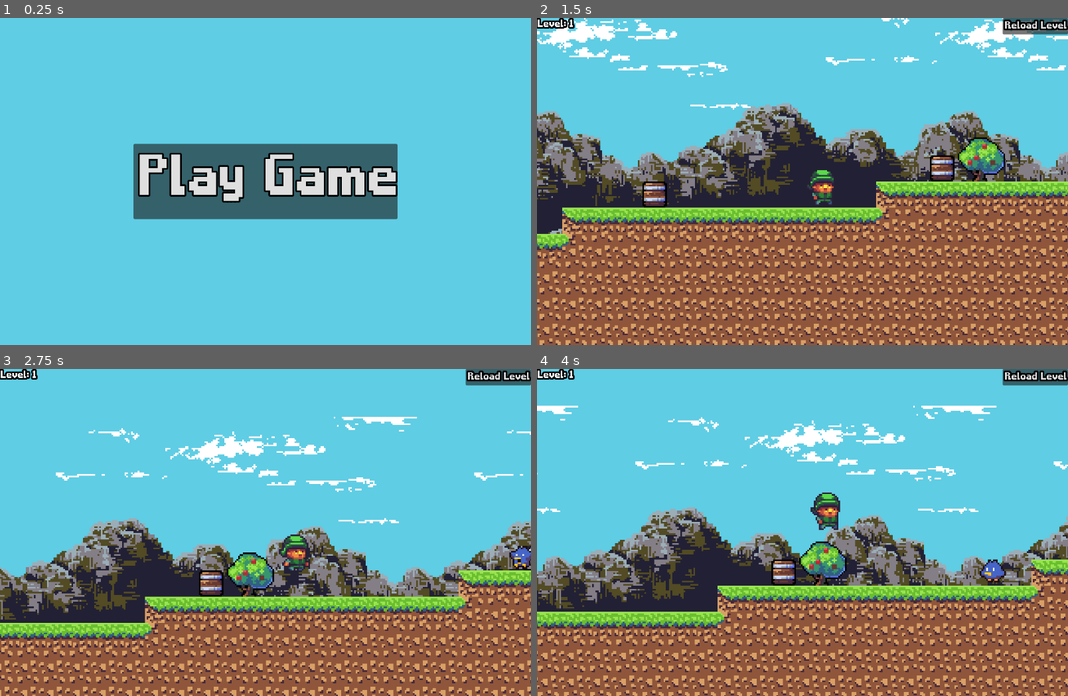
Above: before the commit, frames 1-4 (two rows, left to right).
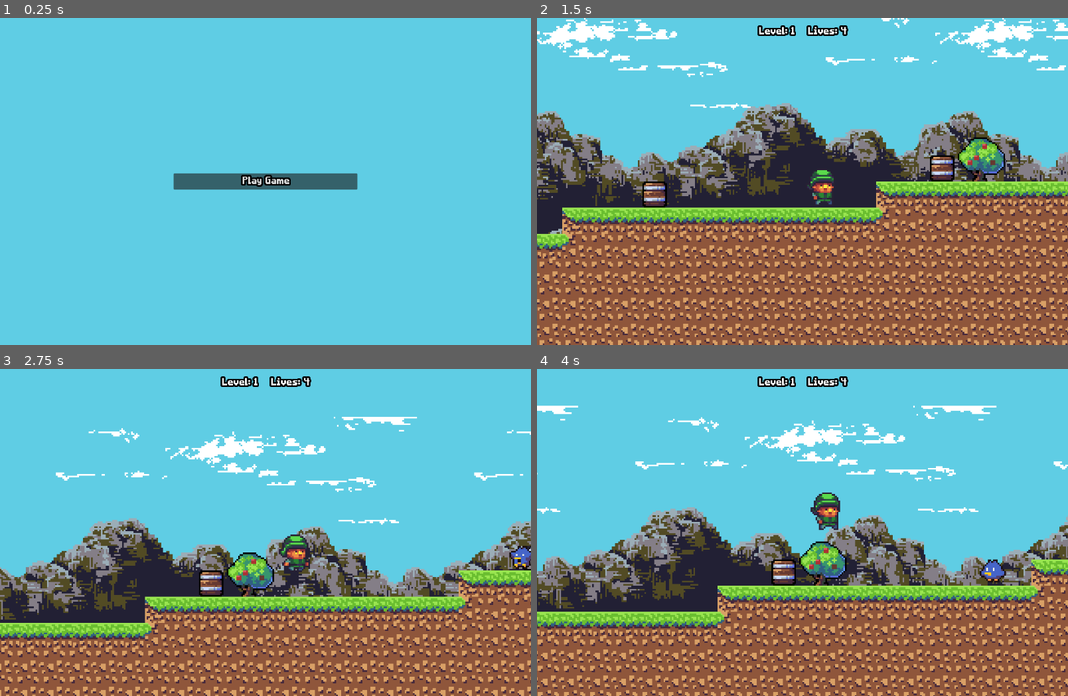
Above: after the commit, the same moments.

Repository: odenwilusenz/lp21-godot
Game: Godot game, scene res://menue.tscn
The game is run twice, just before and just after one commit, with the same random seed, the same clock (stepped at 60 frames per second) and the same inputs.
Inputs:
- Up to frame 1 (0.25 s): no input
- Up to frame 2 (1.5 s): click "Play Game" at 0.5 s; hold Right (right) from 1.28 s (still down); hold Down (interact) from 1.28 s (still down)
- Up to frame 3 (2.75 s): keep holding Right (right); tap Space (jump) at 1.52, 2.27 s; release Down (interact) at 2.03 s; tap Down (interact) at 2.1 s
- Up to frame 4 (4 s): release Right (right) at 2.78 s; hold Left (left) 2.78-3.53 s; hold Down (interact) 2.78-3.53 s; hold Right (right) from 3.53 s (still down); tap Down (interact) at 3.6 s; tap Space (jump) at 3.77 s

The runs differ from the first frame. In frame 1, 11% of the frame differs, in the area x 25-75%, y 38-62%; in frame 2, 1.2%; in frame 3, 1.2%; in frame 4, 1.2%.

Commit message:
added lives counter

Diff:
--- a/example/example-game/menue.tscn
+++ b/example/example-game/menue.tscn
@@ -35,7 +35,6 @@
 
 [node name="Button" type="Button" parent="VBoxContainer"]
 layout_mode = 2
-theme_override_font_sizes/font_size = 176
 text = "Play Game"
 script = SubResource("GDScript_73u5e")
 
--- a/example/example-game/overlay.tscn
+++ b/example/example-game/overlay.tscn
@@ -18,6 +18,13 @@
 	self.text = \"Level: \" + str(Global.level)
 "
 
+[sub_resource type="GDScript" id="GDScript_nv86q"]
+script/source = "extends Label
+
+func _process(delta: float) -> void:
+	self.text = \"Lives: \" + str(Global.lives)
+"
+
 [node name="Overlay" type="CanvasLayer"]
 
 [node name="Control" type="Control" parent="."]
@@ -30,6 +37,7 @@
 theme = ExtResource("1_nv86q")
 
 [node name="Button" type="Button" parent="Control"]
+visible = false
 layout_mode = 1
 anchors_preset = 1
 anchor_left = 1.0
@@ -40,11 +48,25 @@
 text = "Reload Level"
 script = SubResource("GDScript_8hk4l")
 
-[node name="Label" type="Label" parent="Control"]
+[node name="BoxContainer" type="BoxContainer" parent="Control"]
 layout_mode = 1
-offset_right = 105.0
-offset_bottom = 48.0
+anchors_preset = 5
+anchor_left = 0.5
+anchor_right = 0.5
+offset_left = -87.0
+offset_right = 87.0
+offset_bottom = 69.0
+grow_horizontal = 2
+theme_override_constants/separation = 32
+
+[node name="Level" type="Label" parent="Control/BoxContainer"]
+layout_mode = 2
 text = "Level:"
 script = SubResource("GDScript_3xsek")
 
+[node name="Lives" type="Label" parent="Control/BoxContainer"]
+layout_mode = 2
+text = "Lives:"
+script = SubResource("GDScript_nv86q")
+
 [connection signal="pressed" from="Control/Button" to="Control/Button" method="_on_pressed"]
--- a/example/example-game/scripts/global.gd
+++ b/example/example-game/scripts/global.gd
@@ -18,7 +18,7 @@
 	current_scene = root.get_child(-1)
 
 func start_game():
-	lives = 1
+	lives = 4
 	level = 1
 	start_level()
 
Not shown: 1 places in example/example-game/overlay.tscn that only renumber resources
